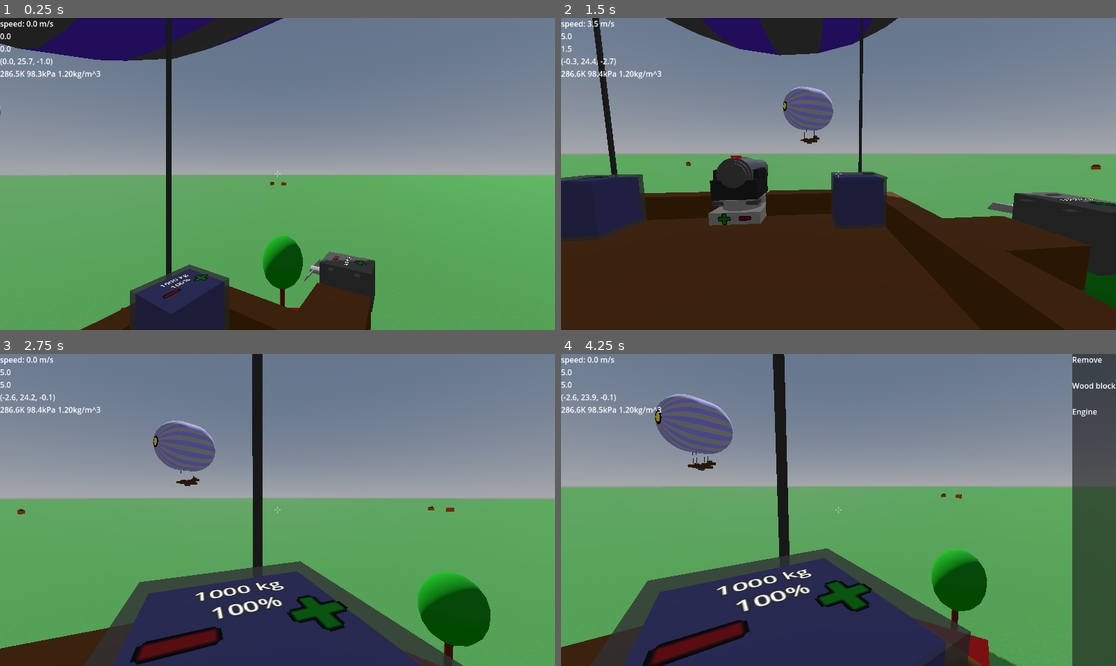
Above: before the commit, frames 1-4 (two rows, left to right).
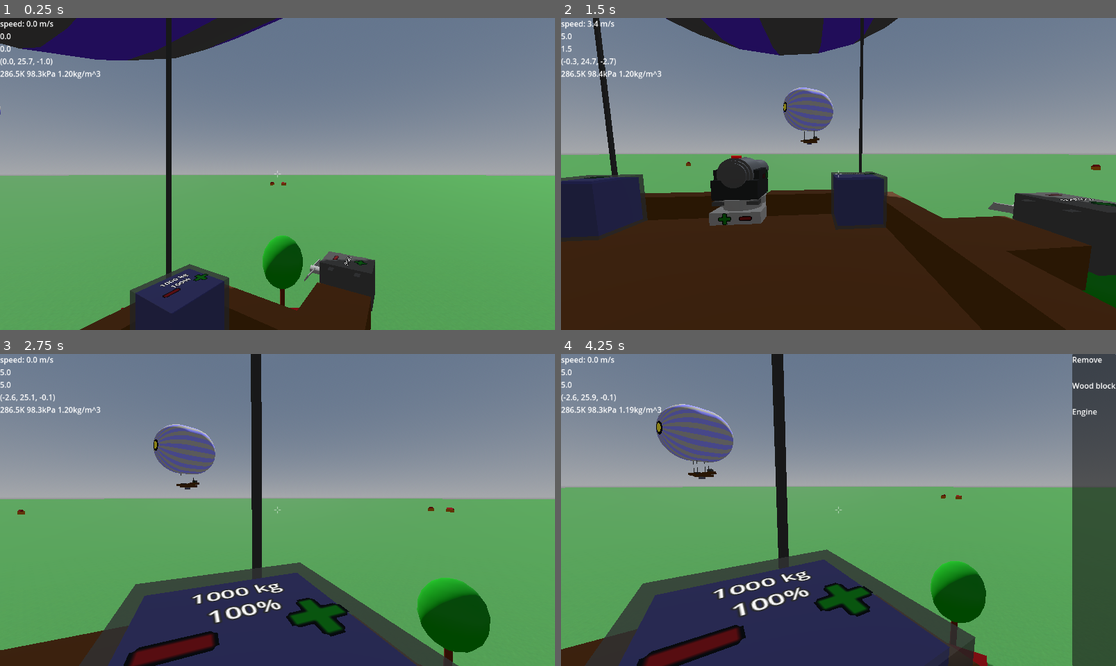
Above: after the commit, the same moments.

Repository: jmdejong/airships
Game: Godot game, scene res://scenes/world.tscn
Same seed, same stepped clock (60 frames per second), same inputs: the game is played once before the commit and once after it.
Inputs (mouse positions are in pixels of both pictures, inside the frame that each line leads up to):
- Up to frame 1 (0.25 s): no input
- Up to frame 2 (1.5 s): move the mouse to (960, 158) at 0.52 s; hold D (right) 0.53-1.28 s; click (960, 158) at 0.6 s; move the mouse to (810, 174) at 1.27 s; hold W (forwards) from 1.28 s (still down); tap Mouse wheel down (rotate_left) at 1.35 s
- Up to frame 3 (2.75 s): keep holding W (forwards); move the mouse to (288, 503) at 2.02 s; tap Mouse wheel up (rotate_right) at 2.1 s
- Up to frame 4 (4.25 s): keep holding W (forwards); move the mouse to (832, 516) at 2.77 s; tap Shift (sprint) at 2.85 s; click (832, 516) at 2.92 s; move the mouse to (877, 513) at 3.52 s; tap B (toggle_build) at 3.6 s

The runs differ from the first frame. In frame 1, 0.3% of the frame differs, in the area x 0-68%, y 0-100%; in frame 2, 0.9%; in frame 3, 6.0%; in frame 4, 7.5%, in the area x 0-83%, y 0-100%.

Commit message:
improved wires

Diff:
--- a/scenes/components/dial.tscn
+++ b/scenes/components/dial.tscn
@@ -28,8 +28,8 @@
 albedo_texture = ExtResource("4_licny")
 
 [sub_resource type="CylinderMesh" id="CylinderMesh_licny"]
-top_radius = 0.2
-bottom_radius = 0.2
+top_radius = 0.25
+bottom_radius = 0.25
 height = 0.2
 radial_segments = 32
 rings = 1
@@ -38,7 +38,7 @@
 albedo_color = Color(0.2, 0.2, 0.2, 1)
 
 [sub_resource type="BoxMesh" id="BoxMesh_5sv2v"]
-size = Vector3(0.02, 0.05, 0.18)
+size = Vector3(0.02, 0.05, 0.2)
 
 [sub_resource type="StandardMaterial3D" id="StandardMaterial3D_0qsep"]
 albedo_color = Color(0.666667, 0, 0, 1)
@@ -58,12 +58,12 @@
 script = ExtResource("1_q80i2")
 
 [node name="CollisionShape3D" type="CollisionShape3D" parent="."]
-transform = Transform3D(1, 0, 0, 0, 1, 0, 0, 0, 1, 0.25, 0.1, 0.25)
+transform = Transform3D(1, 0, 0, 0, 1, 0, 0, 0, 1, 0.25, 0.2, 0.25)
 shape = SubResource("BoxShape3D_jc46c")
 
 [node name="More" parent="." instance=ExtResource("2_jc46c")]
 unique_name_in_owner = true
-transform = Transform3D(0.5, 0, 0, 0, 0.5, 0, 0, 0, 0.5, 0.12, 0.2, 0.25)
+transform = Transform3D(0.5, 0, 0, 0, 0.5, 0, 0, 0, 0.5, 0.1, 0.3, 0.25)
 description = "increase"
 
 [node name="MeshInstance3D" type="MeshInstance3D" parent="More"]
@@ -75,7 +75,7 @@
 
 [node name="Less" parent="." instance=ExtResource("2_jc46c")]
 unique_name_in_owner = true
-transform = Transform3D(0.5, 0, 0, 0, 0.5, 0, 0, 0, 0.5, 0.38, 0.2, 0.25)
+transform = Transform3D(0.5, 0, 0, 0, 0.5, 0, 0, 0, 0.5, 0.4, 0.3, 0.25)
 description = "decrease"
 
 [node name="MeshInstance3D" type="MeshInstance3D" parent="Less"]
@@ -86,17 +86,17 @@
 surface_material_override/0 = SubResource("StandardMaterial3D_5sv2v")
 
 [node name="Case" type="MeshInstance3D" parent="."]
-transform = Transform3D(1, 0, 0, 0, 1, 0, 0, 0, 1, 0.25, 0.1, 0.25)
+transform = Transform3D(1, 0, 0, 0, 1, 0, 0, 0, 1, 0.25, 0.2, 0.25)
 mesh = SubResource("CylinderMesh_licny")
 skeleton = NodePath("../CenterOfMass")
 surface_material_override/0 = SubResource("StandardMaterial3D_8dutg")
 
 [node name="Screw" type="Node3D" parent="."]
-transform = Transform3D(1, 0, 0, 0, 1, 0, 0, 0, 1, 0.25, 0.2, 0.25)
+transform = Transform3D(1, 0, 0, 0, 1, 0, 0, 0, 1, 0.25, 0.3, 0.25)
 
 [node name="Hand" type="MeshInstance3D" parent="Screw"]
 unique_name_in_owner = true
-transform = Transform3D(1, 0, 0, 0, 1, 0, 0, 0, 1, 0, 0, 0.09)
+transform = Transform3D(1, 0, 0, 0, 1, 0, 0, 0, 1, 0, 0, 0.1)
 mesh = SubResource("BoxMesh_5sv2v")
 skeleton = NodePath("../../CenterOfMass")
 surface_material_override/0 = SubResource("StandardMaterial3D_0qsep")
@@ -105,12 +105,16 @@
 mesh = SubResource("CylinderMesh_q80i2")
 
 [node name="CenterOfMass" type="Node3D" parent="."]
-transform = Transform3D(1, 0, 0, 0, 1, 0, 0, 0, 1, 0.25, 0.2, 0.25)
+transform = Transform3D(1, 0, 0, 0, 1, 0, 0, 0, 1, 0.25, 0.22, 0.25)
 
 [node name="Connection" parent="." instance=ExtResource("2_sgqlt")]
 
 [node name="CollisionShape3D" type="CollisionShape3D" parent="Connection"]
 transform = Transform3D(1, 0, 0, 0, 1, 0, 0, 0, 1, 0.25, 0, 0.25)
+shape = SubResource("BoxShape3D_3fopc")
+
+[node name="CollisionShape3D2" type="CollisionShape3D" parent="Connection"]
+transform = Transform3D(1, 0, 0, 0, 1, 0, 0, 0, 1, 0.25, 0.25, 0)
 shape = SubResource("BoxShape3D_3fopc")
 
 [node name="SignalConnection" parent="." instance=ExtResource("3_sgqlt")]
@@ -119,6 +123,10 @@
 transform = Transform3D(1, 0, 0, 0, 1, 0, 0, 0, 1, 0.25, 0, 0.25)
 shape = SubResource("SphereShape3D_swh12")
 
+[node name="CollisionShape3D2" type="CollisionShape3D" parent="SignalConnection"]
+transform = Transform3D(1, 0, 0, 0, 1, 0, 0, 0, 1, 0.25, 0.25, 0)
+shape = SubResource("SphereShape3D_swh12")
+
 [connection signal="pressed" from="More" to="." method="_on_more_pressed"]
 [connection signal="pressed" from="Less" to="." method="_on_less_pressed"]
 [connection signal="changed" from="SignalConnection" to="." method="_on_signal_connection_changed"]
--- a/scenes/components/wire_straight.tscn
+++ b/scenes/components/wire_straight.tscn
@@ -1,18 +1,18 @@
 [gd_scene load_steps=8 format=3 uid="uid://dg2lijml07p5x"]
 
-[ext_resource type="Script" uid="uid://cf5dhhdmg7qpc" path="res://code/components/base_component.gd" id="1_uamj1"]
+[ext_resource type="Script" uid="uid://bicrljjaufaa5" path="res://code/components/wire_straight.gd" id="1_wxgvv"]
 [ext_resource type="PackedScene" uid="uid://c80fsqccc2hnu" path="res://scenes/connection.tscn" id="2_4dt5m"]
 [ext_resource type="PackedScene" uid="uid://djd85005dvf4k" path="res://scenes/components/signal_connection.tscn" id="3_wxgvv"]
 
 [sub_resource type="CylinderMesh" id="CylinderMesh_4dt5m"]
 top_radius = 0.05
 bottom_radius = 0.05
-height = 0.5
+height = 1.0
 radial_segments = 8
 rings = 1
 
 [sub_resource type="BoxShape3D" id="BoxShape3D_uamj1"]
-size = Vector3(0.5, 0.1, 0.1)
+size = Vector3(1, 0.1, 0.1)
 
 [sub_resource type="BoxShape3D" id="BoxShape3D_wxgvv"]
 size = Vector3(0.6, 0.1, 0.1)
@@ -21,9 +21,7 @@
 size = Vector3(0.6, 0.1, 0.1)
 
 [node name="WireStraight" type="Node3D"]
-script = ExtResource("1_uamj1")
-mass_ = 0.1
-volume = 0.005
+script = ExtResource("1_wxgvv")
 
 [node name="MeshInstance3D" type="MeshInstance3D" parent="."]
 transform = Transform3D(-4.37114e-08, -1, 0, 1, -4.37114e-08, 0, 0, 0, 1, 0.25, 0.25, 0.25)
--- a/scenes/ships/gunboat.tscn
+++ b/scenes/ships/gunboat.tscn
@@ -13,6 +13,7 @@
 [ext_resource type="PackedScene" uid="uid://kutuwinsanlc" path="res://scenes/components/barometer.tscn" id="9_oh3md"]
 [ext_resource type="PackedScene" uid="uid://87gm1mtw3812" path="res://scenes/components/dial.tscn" id="11_qjphb"]
 [ext_resource type="PackedScene" uid="uid://dg2lijml07p5x" path="res://scenes/components/wire_straight.tscn" id="12_oisyc"]
+[ext_resource type="PackedScene" uid="uid://b222awqy5q2ev" path="res://scenes/components/wire_connect.tscn" id="12_sq6km"]
 
 [node name="GunBoat" instance=ExtResource("1_rb74k")]
 
@@ -37,11 +38,11 @@
 
 [node name="Ballast3" parent="Components/Machines" index="4" instance=ExtResource("5_7pqw8")]
 transform = Transform3D(-4.37114e-08, 0, 1, 0, 1, 0, -1, 0, -4.37114e-08, 2.5, 0.5, -2)
-initial_filling = 400.0
+initial_filling = 300.0
 
 [node name="Ballast4" parent="Components/Machines" index="5" instance=ExtResource("5_7pqw8")]
 transform = Transform3D(-4.37114e-08, 0, 1, 0, 1, 0, -1, 0, -4.37114e-08, 2.5, 0.5, 3)
-initial_filling = 400.0
+initial_filling = 300.0
 
 [node name="StatusPanel" parent="Components/Machines" index="6" instance=ExtResource("6_0m87h")]
 transform = Transform3D(-4.37114e-08, 0, -1, 0, 1, 0, 1, 0, -4.37114e-08, 5.5, 0.5, -0.5)
@@ -61,19 +62,51 @@
 [node name="Barometer" parent="Components/Machines" index="10" instance=ExtResource("9_oh3md")]
 transform = Transform3D(1, 0, 0, 0, 1, 0, 0, 0, 1, 4.5, 0.5, 0.5)
 
-[node name="WireStraight" parent="Components/Machines" index="11" instance=ExtResource("12_oisyc")]
-transform = Transform3D(-4.37114e-08, 0, -1, 0, 1, 0, 1, 0, -4.37114e-08, 0.5, 1, 4)
+[node name="Wiring" parent="Components" index="2" instance=ExtResource("3_3nb3f")]
 
-[node name="WireStraight2" parent="Components/Machines" index="12" instance=ExtResource("12_oisyc")]
-transform = Transform3D(-4.37114e-08, 0, -1, 0, 1, 0, 1, 0, -4.37114e-08, 0.5, 1, 3.5)
+[node name="WireStraight" parent="Components/Wiring" index="0" instance=ExtResource("12_oisyc")]
+transform = Transform3D(-4.37114e-08, 0, -1, 0, 1, 0, 1, 0, -4.37114e-08, 0.5, 1, 3)
+length = 1.5
+mass_ = 2.356194490192345
+volume = 0.011780972450961725
 
-[node name="WireStraight3" parent="Components/Machines" index="13" instance=ExtResource("12_oisyc")]
-transform = Transform3D(-4.37114e-08, 0, -1, 0, 1, 0, 1, 0, -4.37114e-08, 0.5, 1, 3)
+[node name="WireStraight9" parent="Components/Wiring" index="1" instance=ExtResource("12_oisyc")]
+transform = Transform3D(-4.37114e-08, 0, -1, 0, 1, 0, 1, 0, -4.37114e-08, 2.5, 0.5, 1)
+length = 1.5
+mass_ = 2.356194490192345
+volume = 0.011780972450961725
 
-[node name="Dial" parent="Components/Machines" index="14" instance=ExtResource("11_qjphb")]
-transform = Transform3D(1, 0, 0, 0, -4.37114e-08, 1, 0, -1, -4.37114e-08, 0, 1, 3)
+[node name="WireStraight6" parent="Components/Wiring" index="2" instance=ExtResource("12_oisyc")]
+transform = Transform3D(-1, 0, 8.742279e-08, 0, 1, 0, -8.742279e-08, 0, -1, 2, 0.5, 3)
+length = 1.5
+mass_ = 2.356194490192345
+volume = 0.011780972450961725
 
-[node name="Basket" parent="Components" index="2" instance=ExtResource("3_3nb3f")]
+[node name="WireStraight10" parent="Components/Wiring" index="3" instance=ExtResource("12_oisyc")]
+transform = Transform3D(-1, 0, 8.742279e-08, 0, 1, 0, -8.742279e-08, 0, -1, 3.5, 0.5, 1)
+length = 1.0
+mass_ = 1.5707963267948968
+volume = 0.007853981633974483
+
+[node name="Dial" parent="Components/Wiring" index="4" instance=ExtResource("11_qjphb")]
+transform = Transform3D(-4.371139e-08, -1, -4.37114e-08, 0, -4.37114e-08, 1, -1, 4.371139e-08, 1.9106859e-15, 4, 1, 1)
+
+[node name="WireConnect" parent="Components/Wiring" index="5" instance=ExtResource("12_sq6km")]
+transform = Transform3D(1, 0, 0, 0, 1, 0, 0, 0, 1, 0, 1, 2.5)
+
+[node name="WireConnect2" parent="Components/Wiring" index="6" instance=ExtResource("12_sq6km")]
+transform = Transform3D(1, 0, 0, 0, 1, 0, 0, 0, 1, 0, 0.5, 2.5)
+
+[node name="WireConnect3" parent="Components/Wiring" index="7" instance=ExtResource("12_sq6km")]
+transform = Transform3D(1, 0, 0, 0, 1, 0, 0, 0, 1, 2, 0.5, 2.5)
+
+[node name="WireConnect4" parent="Components/Wiring" index="8" instance=ExtResource("12_sq6km")]
+transform = Transform3D(1, 0, 0, 0, 1, 0, 0, 0, 1, 2, 0.5, 0.5)
+
+[node name="WireConnect5" parent="Components/Wiring" index="9" instance=ExtResource("12_sq6km")]
+transform = Transform3D(1, 0, 0, 0, 1, 0, 0, 0, 1, 3.5, 0.5, 0.5)
+
+[node name="Basket" parent="Components" index="3" instance=ExtResource("3_3nb3f")]
 
 [node name="BigFloor" parent="Components/Basket" index="0" instance=ExtResource("7_vq8bv")]
 transform = Transform3D(1, 0, 0, 0, 1, 0, 0, 0, 1, -3, 0, -3)
@@ -135,7 +168,7 @@
 mass_ = 25.0
 volume = 0.25
 
-[node name="Rigging" parent="Components" index="3" instance=ExtResource("3_3nb3f")]
+[node name="Rigging" parent="Components" index="4" instance=ExtResource("3_3nb3f")]
 
 [node name="Cable" parent="Components/Rigging" index="0" instance=ExtResource("8_iel0n")]
 transform = Transform3D(1, 0, 0, 0, 1, 0, 0, 0, 1, 5, 0.5, -1)
Not shown: 1 places in scenes/components/wire_straight.tscn that only renumber resources
Not shown: 1 places in scenes/ships/gunboat.tscn that only renumber resources
